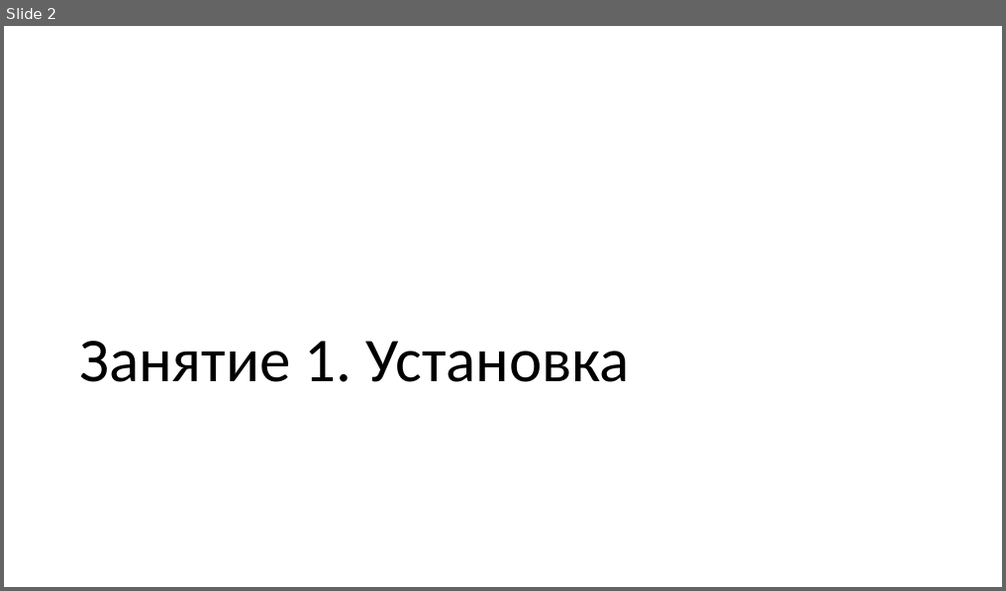
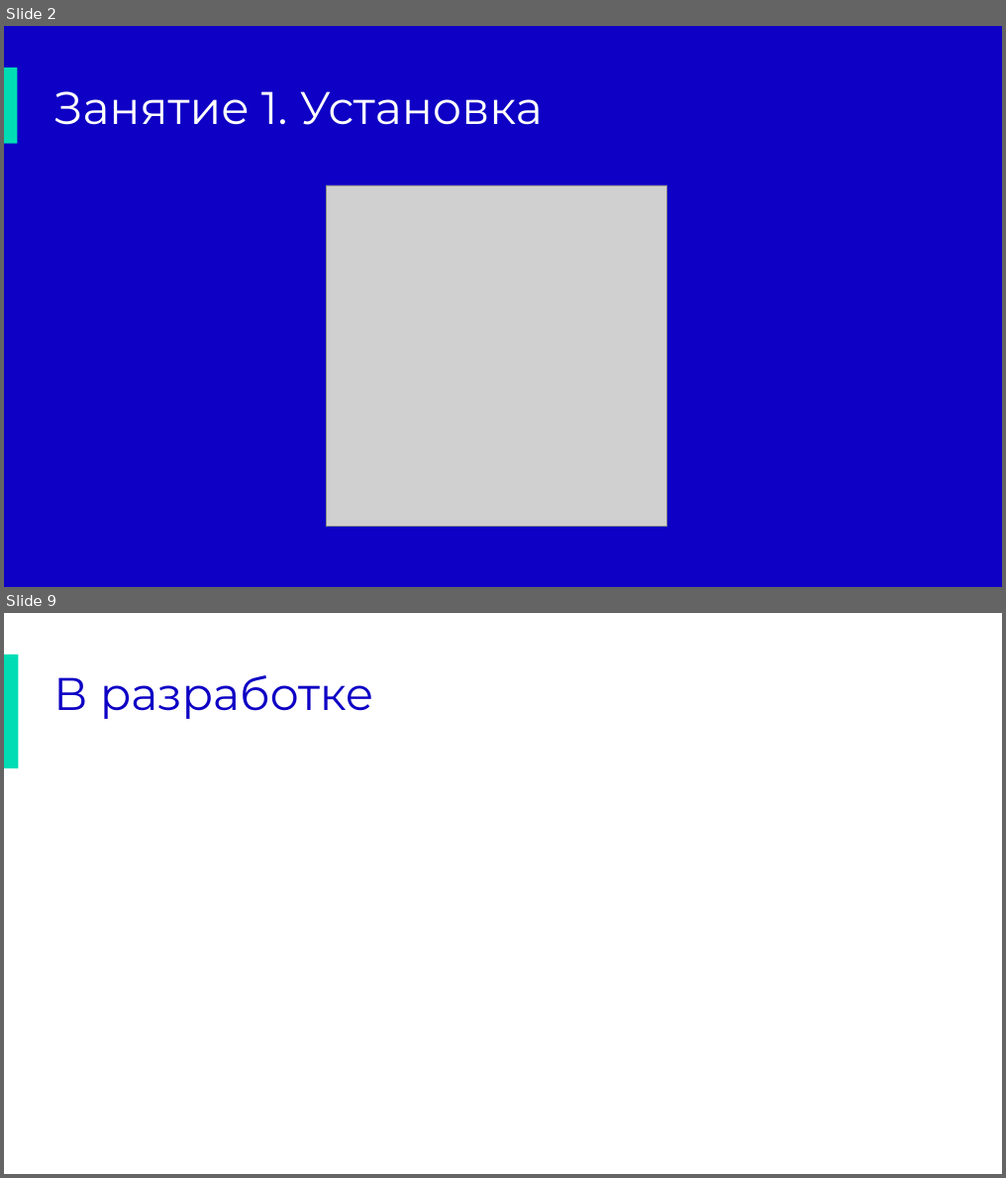
Before and after one commit to lavsexpert/synergy-react, a slide deck: React.pptx. Shown one above the other, each under a label of ours: slide 2 before the commit, slides 2 and 9 after it; the slides between them are not shown. The pictures are 1006x591 and 1006x1178 pixels, drawn with LibreOffice and Linux fonts; fonts in the diff are those of the drawing; grey boxes stand for pictures; background and template pictures are left out. Boxes give left, top, right and bottom in pixels: in the first picture for what was removed or moved away, otherwise in the second. Text is boxed around its words. In the diff, an @@ line names an element or a change of style, - is before the commit and + after.

```diff
--- a/React.pptx
+++ b/React.pptx
@@ slide 9 added at [4,613,1002,1174], background #FFFFFF; not listed: 1 template element that a slide beside it also shows @@
@@ rectangle added at [4,655,18,768], fill #00DDB5 @@
@@ title added at [54,675,374,719], 44 pt, text #0E00C4 @@
+В разработке
@@ rectangle added at [18,1084,128,1162], fill #FFFFFF, outline #FFFFFF 1 pt @@
@@ slide 2 changed as well @@
@@ rectangle added at [4,26,1002,587], fill #0E00C4 @@
@@ title "Занятие 1. Установка": place and size @@
-title "Занятие 1. Установка" at [79,341,630,382]
+title "Занятие 1. Установка" at [54,91,543,125]
@@ title "Занятие 1. Установка" at [54,91,543,125]: size 60 to 44 pt, font Calibri to Montserrat, text colour #000000 to #FFFFFF; vertical alignment bottom to middle @@
@@ rectangle added at [4,68,18,144], fill #00DDB5 @@
@@ picture added at [327,185,667,526] @@
```
Also in this commit, not shown: 5 other slides changed, 7 other slides added, 1 slide removed, 1 other file.
